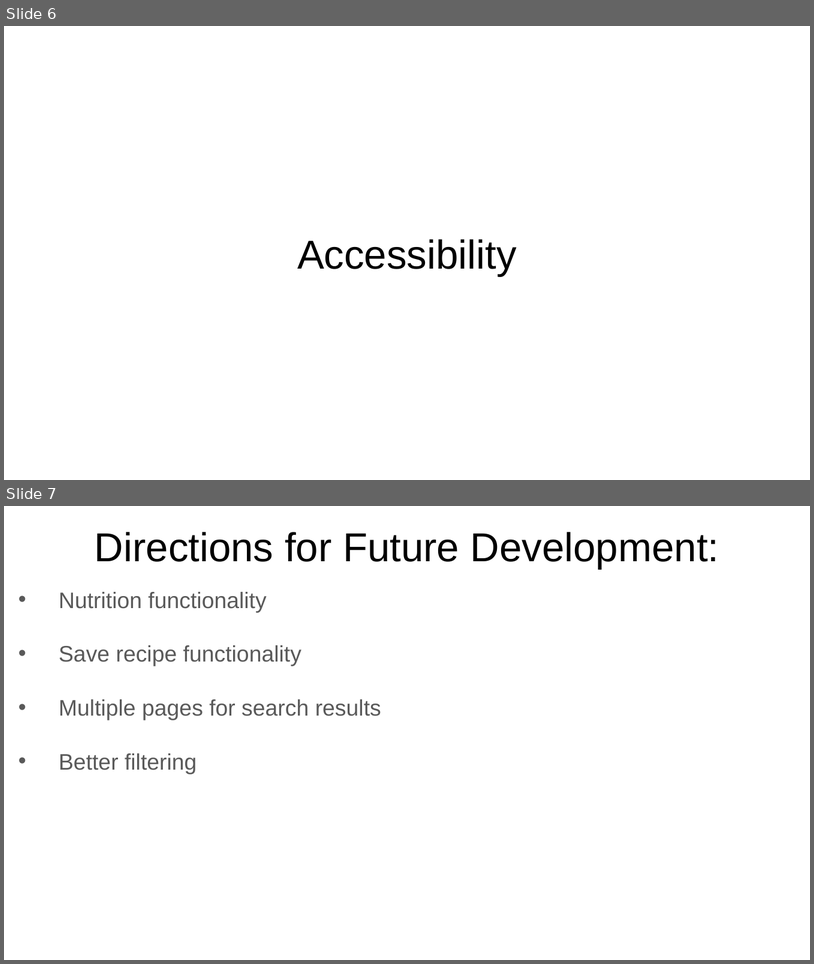
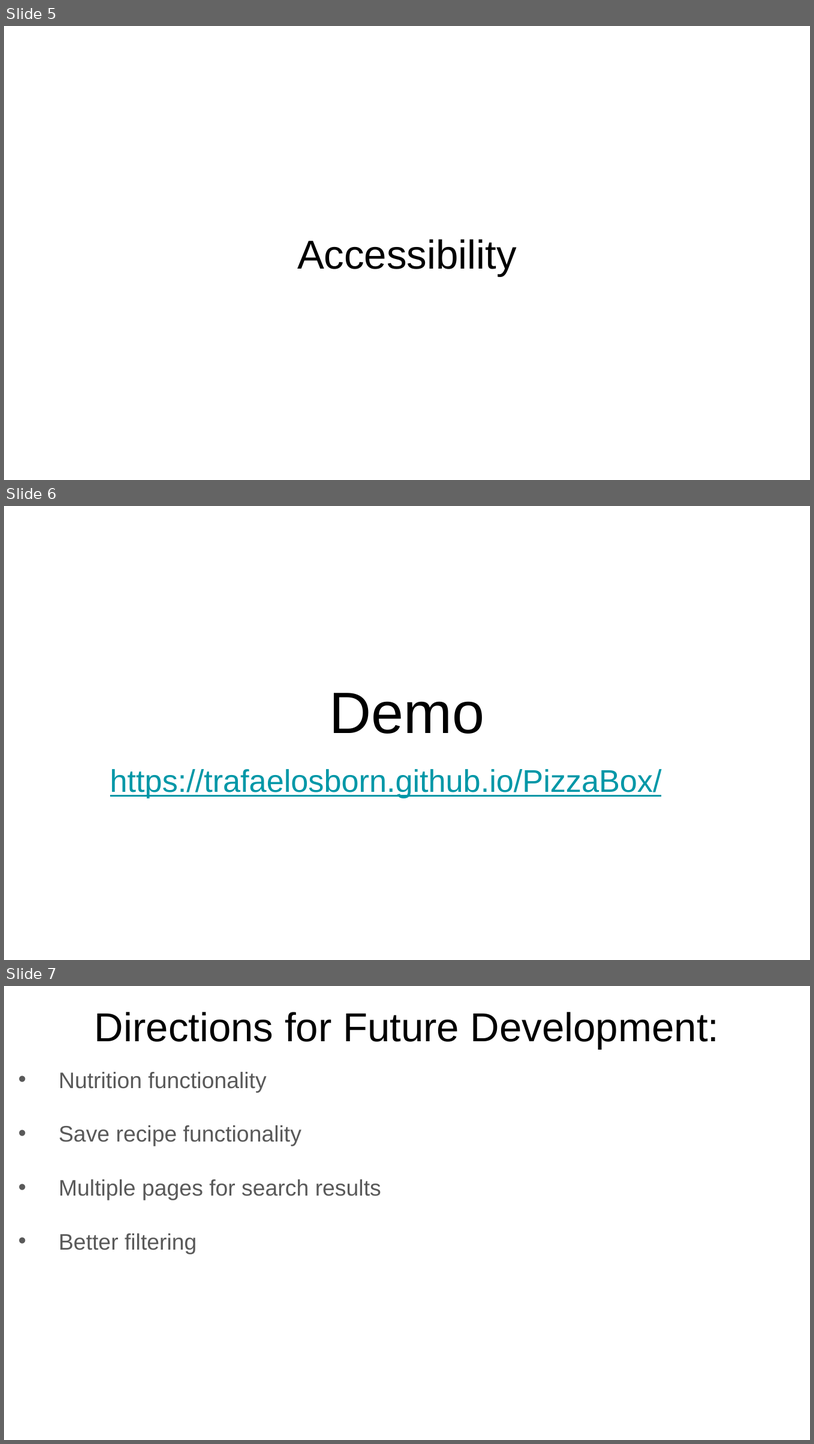
Before and after one commit to trafaelosborn/PizzaBox, a slide deck: Presentation.pptx. Shown one above the other, each under a label of ours: slides 6 and 7 before the commit, slides 5, 6 and 7 after it. The pictures are 814x964 and 814x1444 pixels, drawn with LibreOffice and Linux fonts; fonts in the diff are those of the drawing. Boxes give left, top, right and bottom in pixels: in the first picture for what was removed or moved away, otherwise in the second. Text is boxed around its words. In the diff, an @@ line names an element or a change of style, - is before the commit and + after.

```diff
--- a/Presentation.pptx
+++ b/Presentation.pptx
@@ slide 6 added at <box>4,506,810,960</box>, background #FFFFFF @@
@@ title added at <box>330,693,485,733</box>, 52 pt, text #000000 @@
+Demo
@@ subtitle added at <box>110,769,662,798</box>, 28 pt, text #0097A7, underline @@
+https://trafaelosborn.github.io/PizzaBox/
@@ what was slide 6 is now slide 5 @@
```
Also in this commit, not shown: 2 slides changed, 1 slide removed.
